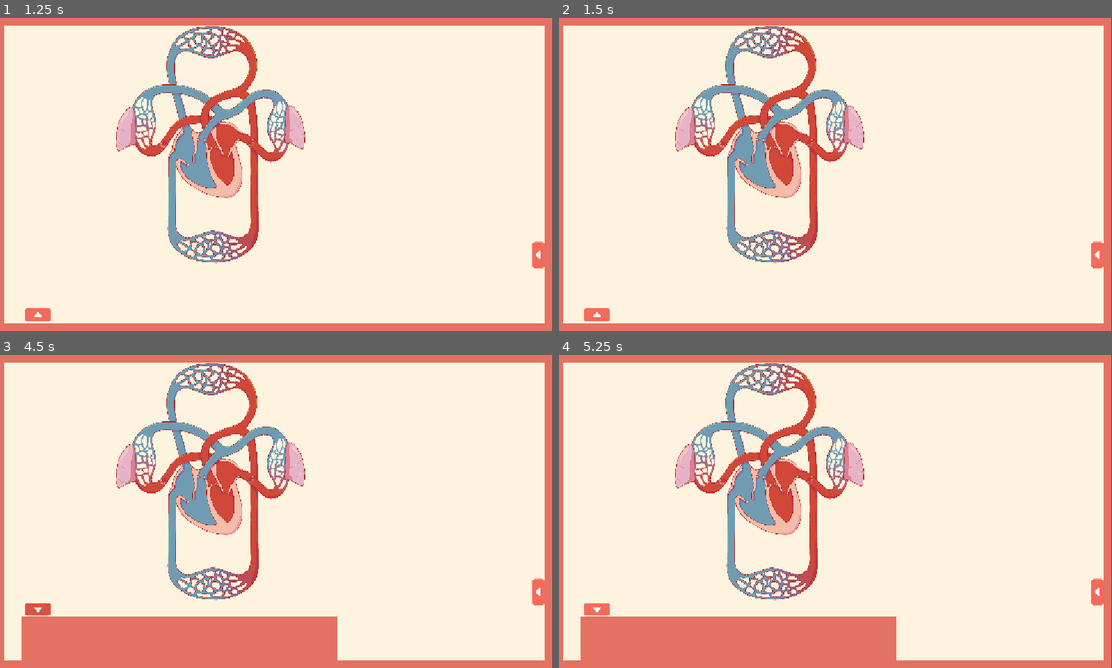
Above: before the commit, frames 1-4 (two rows, left to right).
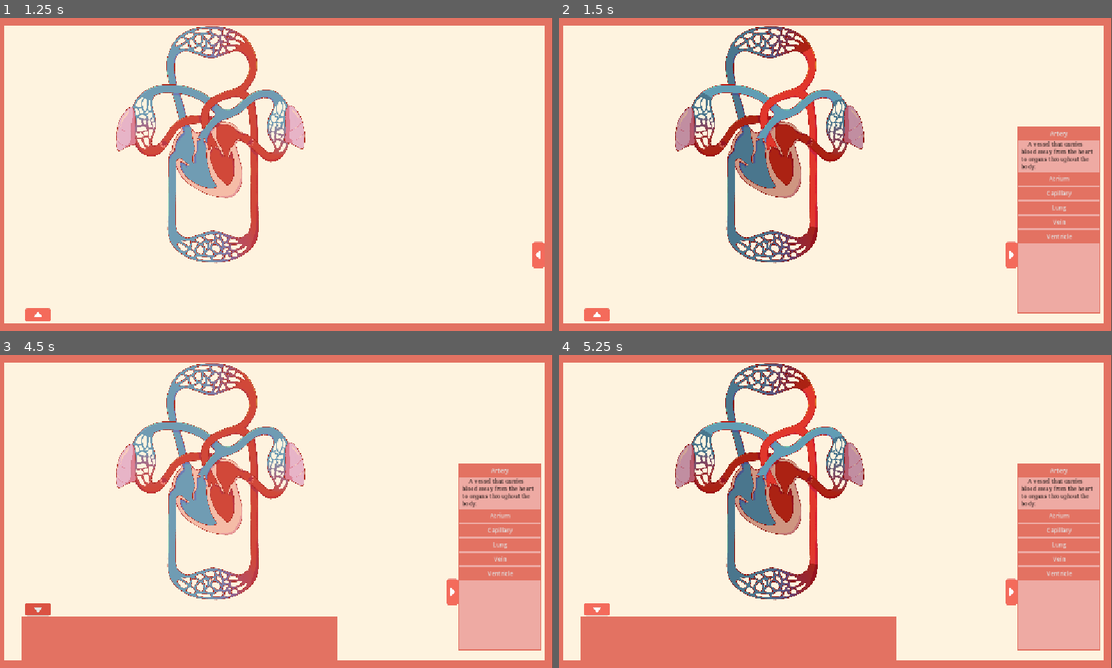
Above: after the commit, the same moments.

Repository: taxiLotus/Bio-Project-Godot
Game: Godot game, scene res://Game/Scenes/main.tscn
Two runs of this game, one before a commit and one after it. Both use one fixed random seed, a clock stepped at 60 frames per second and the inputs below.
Inputs (mouse positions are in pixels of both pictures, inside the frame that each line leads up to):
- Up to frame 1 (1.25 s): click (270, 180) at 0.5 s
- Up to frame 2 (1.5 s): click (769, 143) at 1.25 s
- Up to frame 3 (4.5 s): click (210, 480) at 2 s; click (210, 480) at 2.75 s; click (210, 480) at 3.52 s; click (38, 652) at 4.25 s
- Up to frame 4 (5.25 s): click (769, 480) at 5.02 s

Frame 1 is identical in both runs. In frame 2, 16% of the frame differs, in the area x 21-99%, y 2-95%; in frame 3, 9.2%; in frame 4, 16%.
Error after the commit: Parse Error: Function "zoom_at()" not found in base self. (res://Game/Types/container.gd:17)

Commit message:
vocab hover

Diff:
--- a/bio-teaching-project/Game/Scenes/main.tscn
+++ b/bio-teaching-project/Game/Scenes/main.tscn
@@ -1,6 +1,6 @@
 [gd_scene load_steps=2 format=3 uid="uid://t6sqm5kikuw3"]
 
-[ext_resource type="PackedScene" uid="uid://bt4fjr3ldsqj0" path="res://game/scenes/screens/start_screen.tscn" id="1_20rwd"]
+[ext_resource type="PackedScene" uid="uid://bt4fjr3ldsqj0" path="res://Game/Scenes/screens/start_screen.tscn" id="1_20rwd"]
 
 [node name="Main" type="Node2D"]
 
--- a/bio-teaching-project/Game/Scenes/screens/organ_screen.tscn
+++ b/bio-teaching-project/Game/Scenes/screens/organ_screen.tscn
@@ -1,12 +1,12 @@
 [gd_scene load_steps=10 format=3 uid="uid://cpqfmm47kfr2y"]
 
-[ext_resource type="Script" uid="uid://ct6k550evtolw" path="res://game/scenes/screens/organ_screen.gd" id="1_b6hia"]
-[ext_resource type="Script" uid="uid://c4jqfa6o58u8g" path="res://game/scenes/screens/scroll_container.gd" id="1_ghesr"]
-[ext_resource type="Script" uid="uid://tjse0npxi2f" path="res://game/scenes/screens/vocab_container.gd" id="1_vrbqd"]
-[ext_resource type="Script" uid="uid://cvo7kt07q2cc5" path="res://game/scenes/screens/button.gd" id="2_vrbqd"]
-[ext_resource type="Script" uid="uid://blf5a3egwrk1k" path="res://game/scenes/screens/bottom_pannel_expand.gd" id="4_emm2d"]
-[ext_resource type="Shader" uid="uid://bqhxpe04s3u7r" path="res://game/Misc/darken_shader.gdshader" id="5_4assd"]
-[ext_resource type="PackedScene" uid="uid://6sxxul5ynxuf" path="res://game/scenes/tab_container.tscn" id="5_lltde"]
+[ext_resource type="Script" uid="uid://ct6k550evtolw" path="res://Game/Scenes/screens/organ_screen.gd" id="1_b6hia"]
+[ext_resource type="Script" uid="uid://c4jqfa6o58u8g" path="res://Game/Scenes/screens/scroll_container.gd" id="1_ghesr"]
+[ext_resource type="Script" uid="uid://tjse0npxi2f" path="res://Game/Scenes/screens/vocab_container.gd" id="1_vrbqd"]
+[ext_resource type="Script" uid="uid://cvo7kt07q2cc5" path="res://Game/Scenes/screens/button.gd" id="2_vrbqd"]
+[ext_resource type="Script" uid="uid://blf5a3egwrk1k" path="res://Game/Scenes/screens/bottom_pannel_expand.gd" id="4_emm2d"]
+[ext_resource type="Shader" uid="uid://bqhxpe04s3u7r" path="res://Game/Misc/darken_shader.gdshader" id="5_4assd"]
+[ext_resource type="PackedScene" uid="uid://6sxxul5ynxuf" path="res://Game/Scenes/tab_container.tscn" id="5_lltde"]
 
 [sub_resource type="ShaderMaterial" id="ShaderMaterial_85j8a"]
 shader = ExtResource("5_4assd")
--- a/bio-teaching-project/Game/Scenes/screens/start_screen.tscn
+++ b/bio-teaching-project/Game/Scenes/screens/start_screen.tscn
@@ -1,7 +1,7 @@
 [gd_scene load_steps=4 format=3 uid="uid://bt4fjr3ldsqj0"]
 
-[ext_resource type="Script" uid="uid://b6djsomk0d4f7" path="res://game/scenes/start_button.gd" id="1_2eerm"]
-[ext_resource type="Script" uid="uid://djpjao26167l2" path="res://game/scenes/screens/start_screen.gd" id="1_sopfb"]
+[ext_resource type="Script" uid="uid://b6djsomk0d4f7" path="res://Game/Scenes/start_button.gd" id="1_2eerm"]
+[ext_resource type="Script" uid="uid://djpjao26167l2" path="res://Game/Scenes/screens/start_screen.gd" id="1_sopfb"]
 
 [sub_resource type="ImageTexture" id="ImageTexture_sopfb"]
 
--- a/bio-teaching-project/Game/Types/atrium.gd
+++ b/bio-teaching-project/Game/Types/atrium.gd
@@ -14,3 +14,32 @@
 
 func _on_pressed() -> void:
 	OrganBus.pressed.emit()
+
+var all_vocab_words
+
+func _ready() -> void:
+	var vocab_path = get_node("../../../").get_child(1).get_child(0).get_child(0).get_path()
+	all_vocab_words = get_all_children(vocab_path)
+	connect_signals()
+
+func connect_signals():
+	var check_words : int = 0
+	while check_words < all_vocab_words.size():
+		var word = all_vocab_words[check_words]
+		word.connect("mouse_entered", _on_word_entered.bind(word.name))
+		word.connect("mouse_exited", _on_word_exited.bind(word.name))
+		check_words += 1
+
+func get_all_children(in_node_path: NodePath, arr := []):
+	var in_node = get_node(in_node_path)
+	arr.push_back(in_node)
+	for child in in_node.get_children():
+		var child_path = child.get_path()
+		arr = get_all_children(child_path, arr)
+	return arr
+
+func _on_word_entered():
+	OrganBus.mouse_entered.emit()
+
+func _on_word_exited():
+	pass
--- a/bio-teaching-project/Game/Types/container.gd
+++ b/bio-teaching-project/Game/Types/container.gd
@@ -2,8 +2,11 @@
 
 func _process(delta: float) -> void:
 	if Input.is_action_just_released("scroll_up"):
-		size.x += 5
-		size.y += 5
+		size.x += 10
+		size.y += 10
+	if Input.is_action_just_released("scroll_down"):
+		size.x -= 10
+		size.y -= 10
 
 func _input(event: InputEvent) -> void:
 	if event is InputEventMouseButton:
@@ -11,5 +14,7 @@
 			if event.button_index == MOUSE_BUTTON_WHEEL_UP:
 				var zoom_pos:Vector2 = get_global_mouse_position()
 				var zoom_scale:float = 2.0 ** (event.factor if event.factor else 1.0)
+				zoom_at(zoom_pos, zoom_scale)
 			if event.button_index == MOUSE_BUTTON_WHEEL_DOWN:
 				var zoom_pos = get_global_mouse_position()
+				var zoom_scale:float = 2.0 ** (-event.factor if event.factor else -1.0)
--- a/bio-teaching-project/Game/Types/full_system.tscn
+++ b/bio-teaching-project/Game/Types/full_system.tscn
@@ -1,17 +1,23 @@
-[gd_scene load_steps=14 format=3 uid="uid://djskpth1jijmp"]
+[gd_scene load_steps=20 format=3 uid="uid://djskpth1jijmp"]
 
-[ext_resource type="Shader" uid="uid://bqhxpe04s3u7r" path="res://game/Misc/darken_shader.gdshader" id="1_2rxd4"]
+[ext_resource type="Shader" uid="uid://bqhxpe04s3u7r" path="res://Game/Misc/darken_shader.gdshader" id="1_2rxd4"]
 [ext_resource type="Texture2D" uid="uid://by8inul8uc4p5" path="res://sprites/full_system.png" id="1_3pbw1"]
 [ext_resource type="Script" uid="uid://dpw6x3enjm306" path="res://Game/Types/container.gd" id="1_ssn5b"]
 [ext_resource type="BitMap" uid="uid://bapccbeoqsysf" path="res://sprites/atrium_click.png" id="2_ptmac"]
-[ext_resource type="Script" uid="uid://cgkq4rfvoyif3" path="res://game/Types/organ_sprite.gd" id="2_v8rwn"]
+[ext_resource type="Script" uid="uid://cgkq4rfvoyif3" path="res://Game/Types/organ_sprite.gd" id="2_v8rwn"]
 [ext_resource type="Texture2D" uid="uid://o2ct01lg0q7g" path="res://sprites/atrium_hover.png" id="4_ls7lw"]
-[ext_resource type="Script" uid="uid://dntxljwu3h5mw" path="res://game/Types/atrium.gd" id="6_70uek"]
+[ext_resource type="Script" uid="uid://dntxljwu3h5mw" path="res://Game/Types/atrium.gd" id="6_70uek"]
 [ext_resource type="Texture2D" uid="uid://m1ooisu4g3l2" path="res://sprites/ventricle_hover.png" id="6_uwrxs"]
 [ext_resource type="BitMap" uid="uid://cf17pei7iejat" path="res://sprites/ventricle_click.png" id="7_ls7lw"]
-[ext_resource type="Script" uid="uid://fxjw0vu7urr0" path="res://game/Types/ventricle.gd" id="9_7tvh6"]
+[ext_resource type="Script" uid="uid://fxjw0vu7urr0" path="res://Game/Types/ventricle.gd" id="9_7tvh6"]
 [ext_resource type="Texture2D" uid="uid://3hbueiu386ys" path="res://sprites/lung_hover.png" id="10_bsw68"]
 [ext_resource type="BitMap" uid="uid://5dss08qcxcon" path="res://sprites/lung_click.png" id="11_ssn5b"]
+[ext_resource type="Texture2D" uid="uid://c70gi7ktjriqk" path="res://Game/Types/capillary_beds.png" id="13_gniwe"]
+[ext_resource type="BitMap" uid="uid://71iiq28q1poy" path="res://sprites/capillary_beds_click.png" id="14_e4qfd"]
+[ext_resource type="Texture2D" uid="uid://sv00df8iko2k" path="res://sprites/arteries.png" id="15_fg73w"]
+[ext_resource type="BitMap" uid="uid://cu86fyyvtv7s1" path="res://sprites/arteries_click.png" id="16_ktf8w"]
+[ext_resource type="Texture2D" uid="uid://dmcrw610x4mut" path="res://sprites/veins.png" id="17_m1yq2"]
+[ext_resource type="BitMap" uid="uid://doilrqx701xmu" path="res://sprites/veins_click.png" id="18_g3wav"]
 
 [sub_resource type="ShaderMaterial" id="ShaderMaterial_uwrxs"]
 shader = ExtResource("1_2rxd4")
@@ -65,6 +71,36 @@
 stretch_mode = 0
 script = ExtResource("9_7tvh6")
 
+[node name="Capillary" type="TextureButton" parent="Container"]
+layout_mode = 2
+texture_pressed = ExtResource("13_gniwe")
+texture_hover = ExtResource("13_gniwe")
+texture_focused = ExtResource("13_gniwe")
+texture_click_mask = ExtResource("14_e4qfd")
+ignore_texture_size = true
+stretch_mode = 0
+script = ExtResource("9_7tvh6")
+
+[node name="Artery" type="TextureButton" parent="Container"]
+layout_mode = 2
+texture_pressed = ExtResource("15_fg73w")
+texture_hover = ExtResource("15_fg73w")
+texture_focused = ExtResource("15_fg73w")
+texture_click_mask = ExtResource("16_ktf8w")
+ignore_texture_size = true
+stretch_mode = 0
+script = ExtResource("9_7tvh6")
+
+[node name="Vein" type="TextureButton" parent="Container"]
+layout_mode = 2
+texture_pressed = ExtResource("17_m1yq2")
+texture_hover = ExtResource("17_m1yq2")
+texture_focused = ExtResource("17_m1yq2")
+texture_click_mask = ExtResource("18_g3wav")
+ignore_texture_size = true
+stretch_mode = 0
+script = ExtResource("9_7tvh6")
+
 [connection signal="focus_entered" from="Container/Atrium" to="Container/FullSystemSprite" method="_on_atria_focus_entered"]
 [connection signal="focus_entered" from="Container/Atrium" to="Container/Atrium" method="_on_focus_entered"]
 [connection signal="focus_exited" from="Container/Atrium" to="Container/FullSystemSprite" method="_on_atria_focus_exited"]
@@ -85,3 +121,18 @@
 [connection signal="mouse_entered" from="Container/Lung" to="Container/Lung" method="_on_mouse_entered"]
 [connection signal="mouse_exited" from="Container/Lung" to="Container/Lung" method="_on_mouse_exited"]
 [connection signal="pressed" from="Container/Lung" to="Container/Lung" method="_on_pressed"]
+[connection signal="focus_entered" from="Container/Capillary" to="Container/Capillary" method="_on_focus_entered"]
+[connection signal="focus_exited" from="Container/Capillary" to="Container/Capillary" method="_on_focus_exited"]
+[connection signal="mouse_entered" from="Container/Capillary" to="Container/Capillary" method="_on_mouse_entered"]
+[connection signal="mouse_exited" from="Container/Capillary" to="Container/Capillary" method="_on_mouse_exited"]
+[connection signal="pressed" from="Container/Capillary" to="Container/Capillary" method="_on_pressed"]
+[connection signal="focus_entered" from="Container/Artery" to="Container/Artery" method="_on_focus_entered"]
+[connection signal="focus_exited" from="Container/Artery" to="Container/Artery" method="_on_focus_exited"]
+[connection signal="mouse_entered" from="Container/Artery" to="Container/Artery" method="_on_mouse_entered"]
+[connection signal="mouse_exited" from="Container/Artery" to="Container/Artery" method="_on_mouse_exited"]
+[connection signal="pressed" from="Container/Artery" to="Container/Artery" method="_on_pressed"]
+[connection signal="focus_entered" from="Container/Vein" to="Container/Vein" method="_on_focus_entered"]
+[connection signal="focus_exited" from="Container/Vein" to="Container/Vein" method="_on_focus_exited"]
+[connection signal="mouse_entered" from="Container/Vein" to="Container/Vein" method="_on_mouse_entered"]
+[connection signal="mouse_exited" from="Container/Vein" to="Container/Vein" method="_on_mouse_exited"]
+[connection signal="pressed" from="Container/Vein" to="Container/Vein" method="_on_pressed"]
--- a/bio-teaching-project/Game/Types/vocab_word.gd
+++ b/bio-teaching-project/Game/Types/vocab_word.gd
@@ -9,6 +9,9 @@
 	all_organ_parts = get_all_children(organ_path)
 	connect_signals()
 	alignment = HORIZONTAL_ALIGNMENT_CENTER
+	self.connect("mouse_entered", _on_mouse_entered)
+	self.connect("mouse_exited", _on_mouse_exited)
+	self.connect("pressed", _on_pressed)
 
 func connect_signals():
 	var check_organs : int = 0
@@ -45,6 +48,8 @@
 		description.queue_free()
 		defOpen = false
 
+	OrganBus.pressed.emit()
+
 func _on_organ_pressed(organ_name):
 	if defOpen == true:
 		description.queue_free()
@@ -58,3 +63,15 @@
 		description.text = "    " + VocabList.vocab[vocab_word]
 		get_parent().move_child(description, node_index+1)
 		defOpen = true
+
+func _on_mouse_entered():
+	OrganBus.mouse_entered.emit()
+	for organ in all_organ_parts:
+		if organ.name == vocab_word:
+			organ.set_texture_normal(organ.get_texture_hover())
+
+func _on_mouse_exited():
+	OrganBus.mouse_exited.emit()
+	for organ in all_organ_parts:
+		if organ.name == vocab_word:
+			organ.set_texture_normal(null)
--- a/bio-teaching-project/project.godot
+++ b/bio-teaching-project/project.godot
@@ -46,3 +46,8 @@
 "events": [Object(InputEventMouseButton,"resource_local_to_scene":false,"resource_name":"","device":-1,"window_id":0,"a …(253 unchanged characters)…
 ]
 }
+right_click={
+"deadzone": 0.2,
+"events": [Object(InputEventMouseButton,"resource_local_to_scene":false,"resource_name":"","device":-1,"window_id":0,"alt_pressed":false,"shift_pressed":false,"ctrl_pressed":false,"meta_pressed":false,"button_mask":2,"position":Vector2(460, 22),"global_position":Vector2(479, 118),"factor":1.0,"button_index":2,"canceled":false,"pressed":true,"double_click":false,"script":null)
+]
+}
Not shown, changed: bio-teaching-project/Game/Misc/Kiwi Fruit.otf.import
Binary file added: bio-teaching-project/Game/Types/capillary_beds.png
Not shown, added: bio-teaching-project/Game/Types/capillary_beds.png.import
Binary file added: bio-teaching-project/sprites/arteries.png
Not shown, added: bio-teaching-project/sprites/arteries.png.import
Binary file added: bio-teaching-project/sprites/arteries_click.png
Not shown, added: bio-teaching-project/sprites/arteries_click.png.import
Binary file added: bio-teaching-project/sprites/capillary_beds.png
Not shown, added: bio-teaching-project/sprites/capillary_beds.png.import
Binary file added: bio-teaching-project/sprites/capillary_beds_click.png
Not shown, added: bio-teaching-project/sprites/capillary_beds_click.png.import
Binary file added: bio-teaching-project/sprites/veins.png
(and 3 more such lines)
